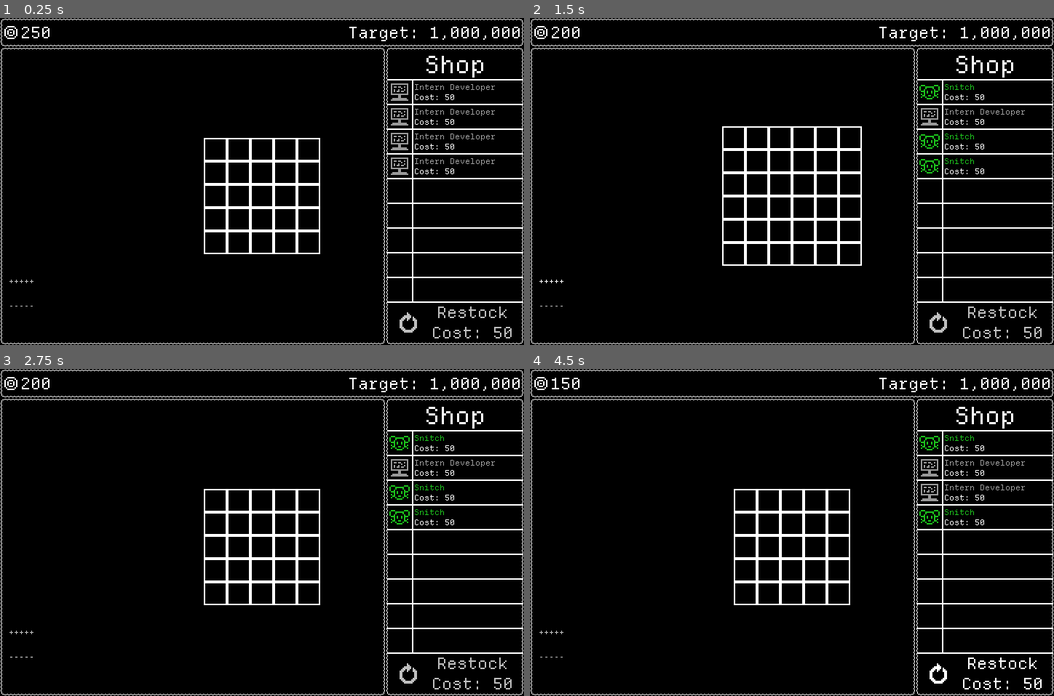
Above: before the commit, frames 1-4 (two rows, left to right).
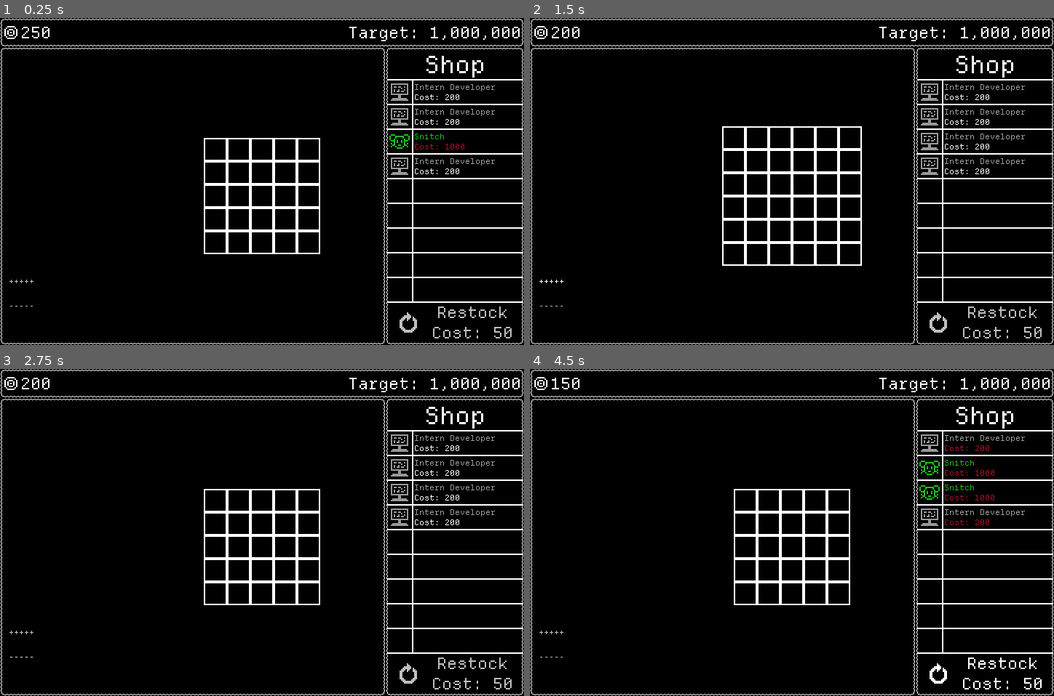
Above: after the commit, the same moments.

Repository: GemDust0/TooBigToFail
Game: Godot game, scene res://Scenes/CorporateSim.tscn
The game is run twice, just before and just after one commit, with the same random seed, the same clock (stepped at 60 frames per second) and the same inputs. This scene is started directly instead of the project's main scene.
Inputs:
- Up to frame 1 (0.25 s): no input
- Up to frame 2 (1.5 s): click "Restock Cost: 50" at 0.5 s; click "+++++" at 1.25 s
- Up to frame 3 (2.75 s): click "-----" at 2 s
- Up to frame 4 (4.5 s): click "+++++" at 2.75 s; click "-----" at 3.5 s; click "Restock Cost: 50" at 4.25 s

The runs differ from the first frame. In frame 1, 0.3% of the frame differs, in the area x 74-95%, y 23-48%; in frame 2, 0.7%; in frame 3, 0.7%; in frame 4, 1.0%, in the area x 74-95%, y 20-48%.

Commit message:
Shop Weighting + Shop Level + Rarity Pricing

Diff:
--- a/Scripts/EmployeeShop.gd
+++ b/Scripts/EmployeeShop.gd
@@ -8,6 +8,8 @@
 var slot_highlight_color: Color = Color(1.0, 1.0, 1.0, 0.498)
 var slot_expensive_color: Color = Color(0.65, 0.065, 0.163, 0.498)
 var held: ShopSlot = null
+var shop_level: int = 2
+var weights: Array[int] = [0, 50, 55, 85, 95, 100]
 
 @onready var slots_node: VBoxContainer = $Slots
 @onready var slot_highlight: ColorRect = $SlotHighlight
@@ -34,7 +36,18 @@
 		slot.set_employee(get_random_employee(), sim.money)
 
 func get_random_employee() -> Employee:
-	return employees[randi()%employees.size()].instantiate()
+	var weight: int = randi() % weights[shop_level]
+	var rarity: String
+	for index: int in range(weights.size()-2, -1, -1):
+		if weight >= weights[index]:
+			rarity = ["Common", "Uncommon", "Rare", "Epic", "Legendary"][index]
+			break
+	var candidates: Array[Employee] = []
+	for employee_scene: PackedScene in employees:
+		var employee: Employee = employee_scene.instantiate()
+		if employee.rarity == rarity:
+			candidates.append(employee)
+	return candidates[randi()%candidates.size()]
 
 func _process(_delta: float) -> void:
 	if sim.money < 50:
--- a/Scripts/ShopSlot.gd
+++ b/Scripts/ShopSlot.gd
@@ -12,7 +12,7 @@
 	if new_employee != null:
 		employeeIcon.texture = new_employee.get_icon()
 		employeeIcon.self_modulate = new_employee.get_rarity_color()
-		cost = 50
+		cost = get_cost(new_employee.rarity)
 		cost_label.text = "[color=#%s]%s\n[color=#%s]Cost: %s[/color]" % [new_employee.get_rarity_color().to_html(), new_employee.id, too_expensive_col if money < cost else cost_label.get_theme_color("default_color").to_html(), cost]
 	else:
 		employeeIcon.texture = null
@@ -23,3 +23,18 @@
 		cost_label.text = "[color=#%s]%s\n[color=#%s]Cost: %s[/color]" % [employee.get_rarity_color().to_html(), employee.id, too_expensive_col if money < cost else cost_label.get_theme_color("default_color").to_html(), cost]
 	else:
 		cost_label.text = "Empty"
+
+func get_cost(rarity: String) -> int:
+	match rarity:
+		"Common":
+			return 200
+		"Uncommon":
+			return 1000
+		"Rare":
+			return 5000
+		"Epic":
+			return 20000
+		"Legendary":
+			return 5000
+		_:
+			return 50
